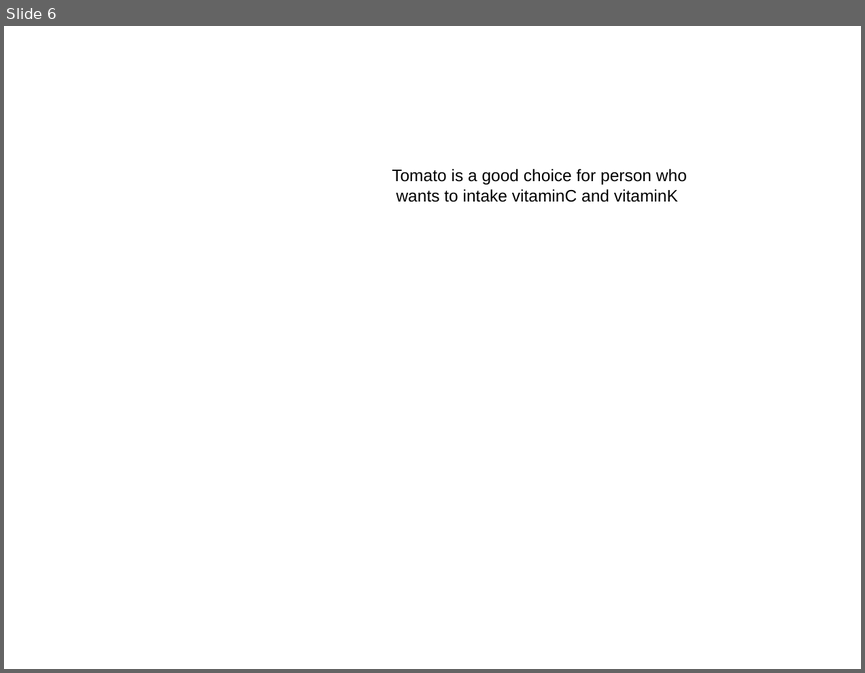
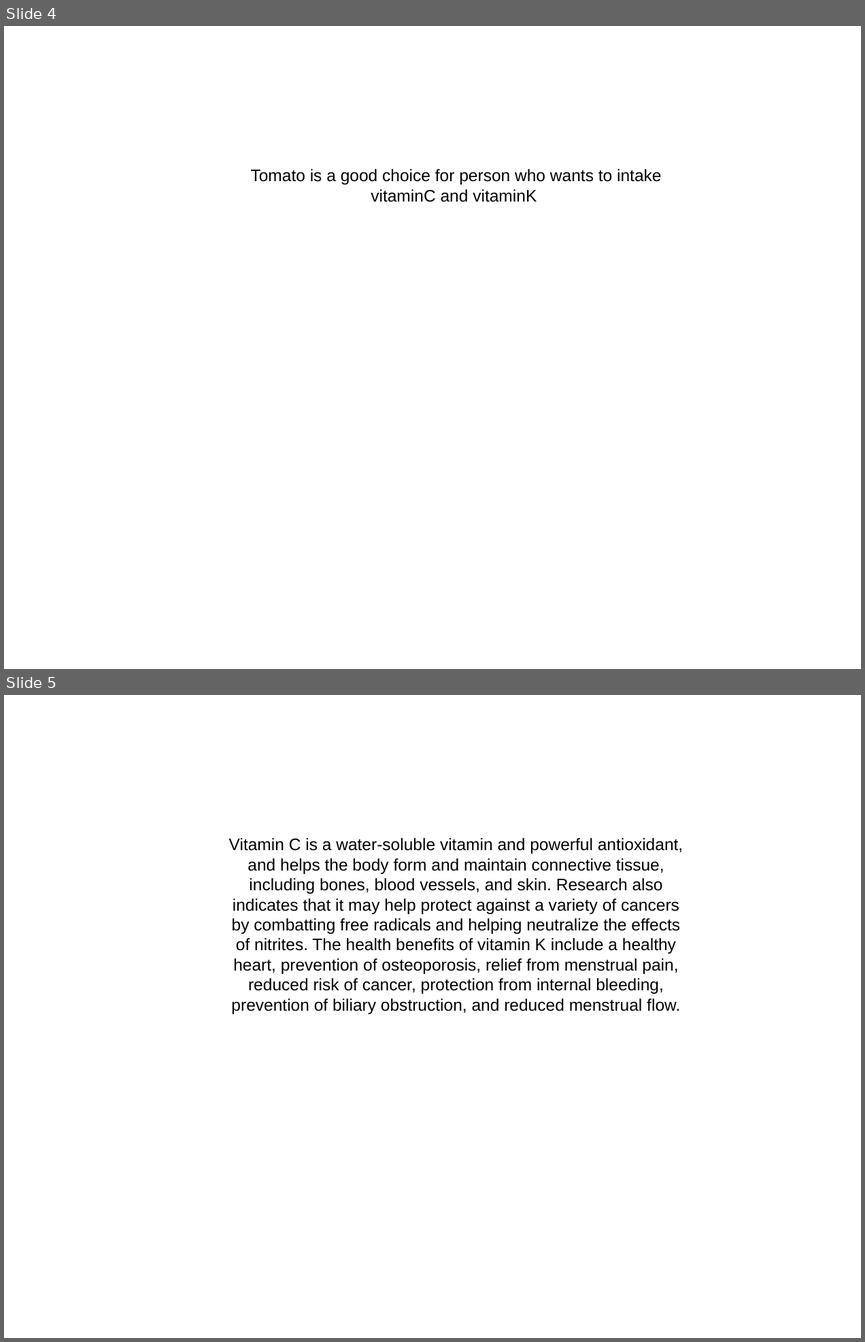
Before and after one commit to PikKACHUU/AutoGenerateArgumentation, a slide deck: slideshow.pptx. Shown one above the other, each under a label of ours: slide 6 before the commit, slides 4 and 5 after it. The pictures are 865x673 and 865x1342 pixels, drawn with LibreOffice and Linux fonts; fonts in the diff are those of the drawing. Boxes give left, top, right and bottom in pixels: in the first picture for what was removed or moved away, otherwise in the second. Text is boxed around its words. In the diff, an @@ line names an element or a change of style, - is before the commit and + after.

Commit message:
Complete PowerPointUtil

```diff
--- a/slideshow.pptx
+++ b/slideshow.pptx
@@ slide 5 added at [4,695,861,1338], background #FFFFFF @@
@@ text added at [229,838,683,1014], 14 pt, text #000000 @@
+Vitamin C is a water-soluble vitamin and powerful antioxidant, and helps the body form and maintain connective tissue, including bones, blood vessels, and skin. Research also indicates that it may help protect against a variety of cancers by combatting free radicals and helping neutralize the effects of nitrites. The health benefits of vitamin K include a healthy heart, prevention of osteoporosis, relief from menstrual pain, reduced risk of cancer, protection from internal bleeding, prevention of biliary obstruction, and reduced menstrual flow.
@@ what was slide 6 is now slide 4 @@
@@ slide 4 changed as well @@
@@ text "Tomato is a good choice ..." rewrapped from [392,169,687,202] to [251,169,661,202] @@
```
Also in this commit, not shown: 4 other slides changed, 4 other slides added, 8 slides removed, 54 other files.
